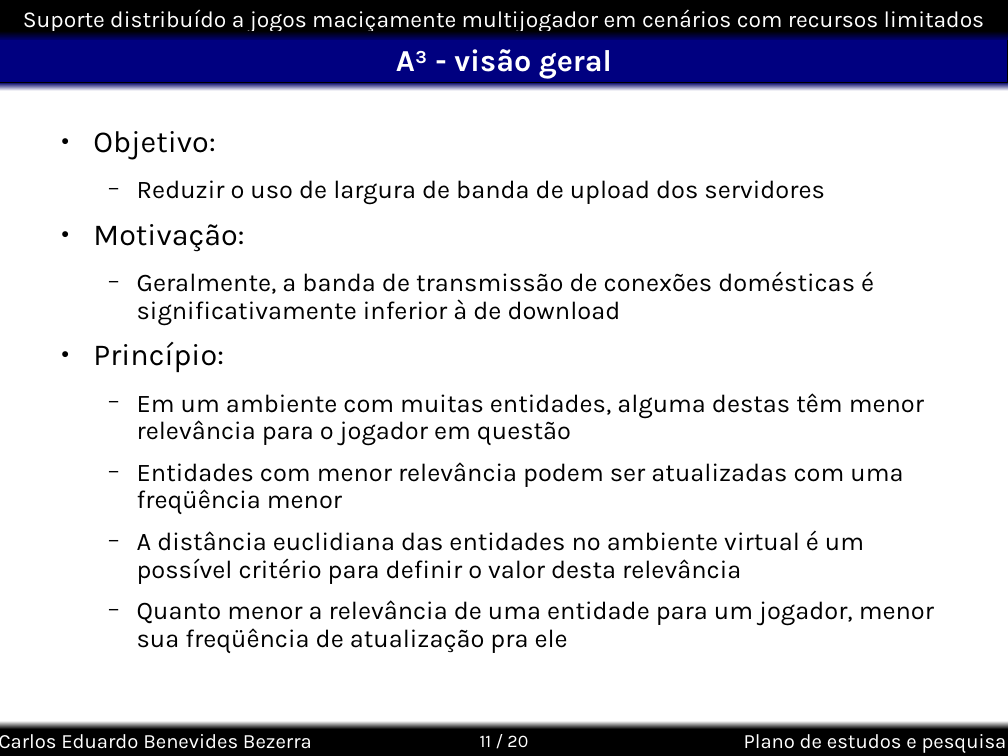
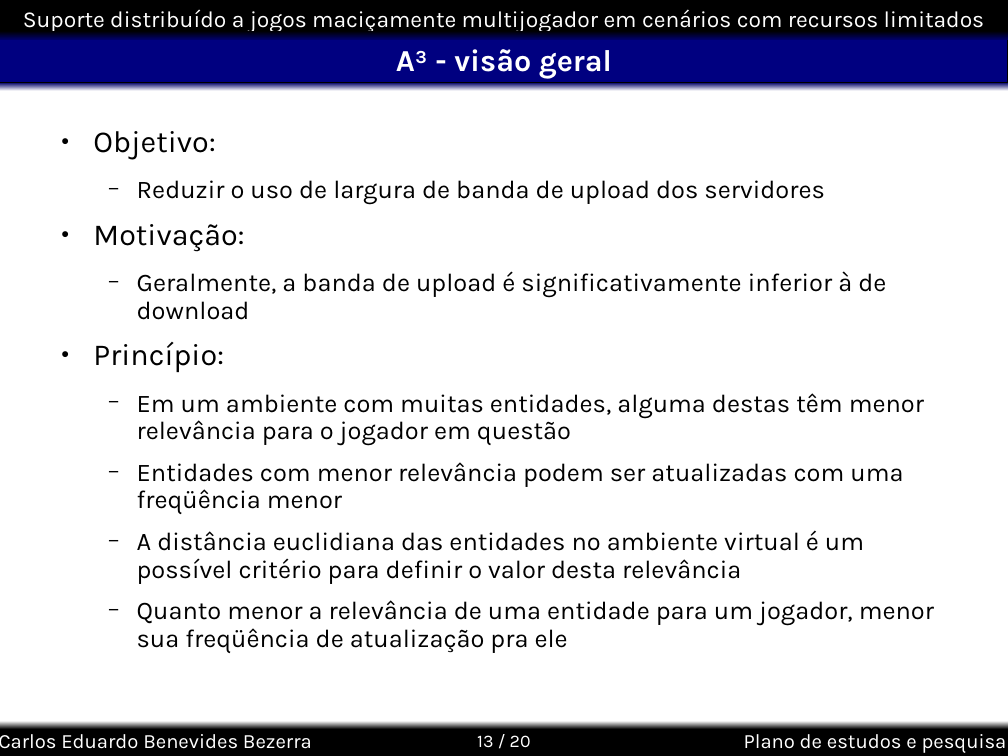
Before and after one commit to kdubezerra/kdubezerra, a slide deck: slide 13 of textos/semac/Semac_Defesa.ppt (slide 11 before the commit). Drawn at 1008x756 pixels with LibreOffice and Linux fonts; fonts in the diff are those of the drawing; background and template pictures are left out. Boxes give left, top, right and bottom in pixels: in the first picture for what was removed or moved away, otherwise in the second. Text is boxed around its words. In the diff, an @@ line names an element or a change of style, - is before the commit and + after.

```diff
--- a/textos/semac/Semac_Defesa.ppt
+++ b/textos/semac/Semac_Defesa.ppt
@@ text at (137,271,886,320): text changed @@
-  − Geralmente, a banda de transmissão de conexões domésticas é significativamente inferior à de download
+  − Geralmente, a banda de upload é significativamente inferior à de download
@@ page number at (477,735,531,748): text changed @@
-11 / 20
+13 / 20
```
Also in this commit, not shown: 8 other slides changed, 3 slides added, 1 slide removed.
